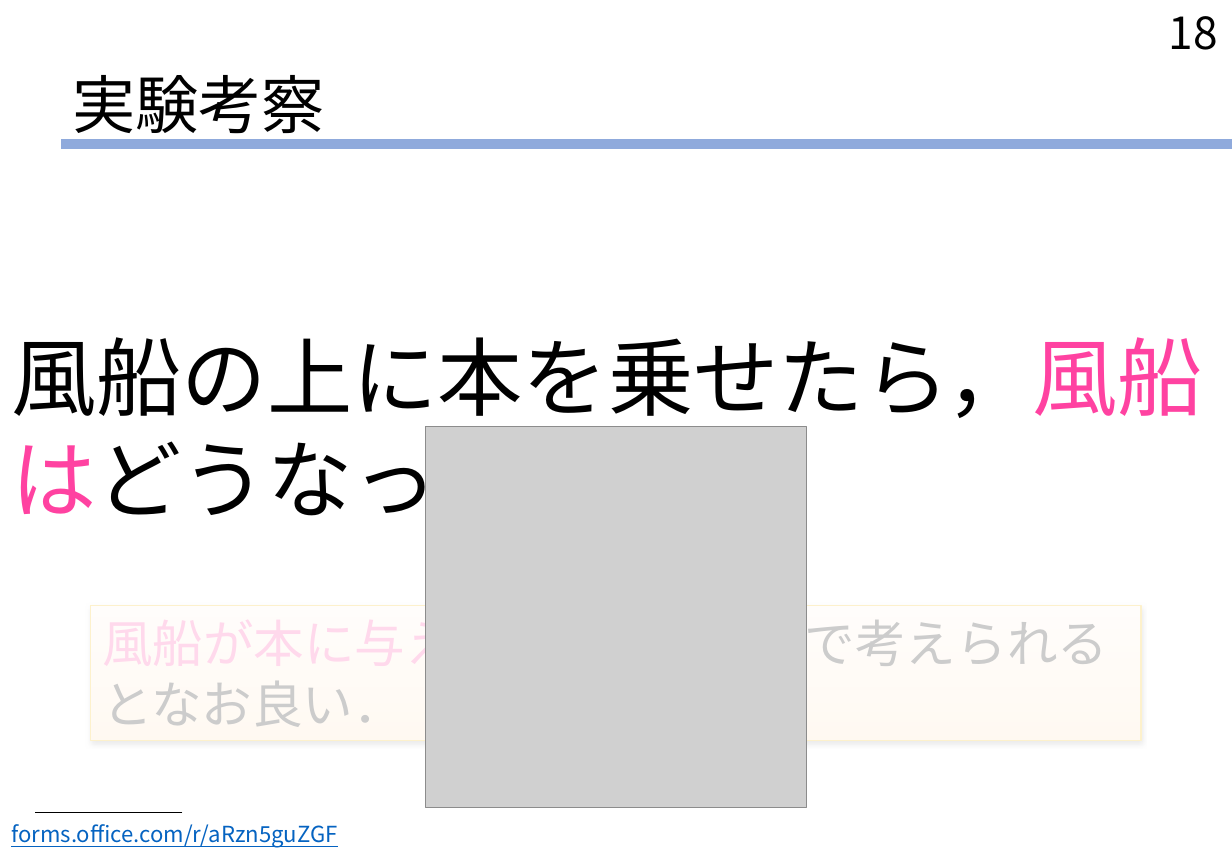
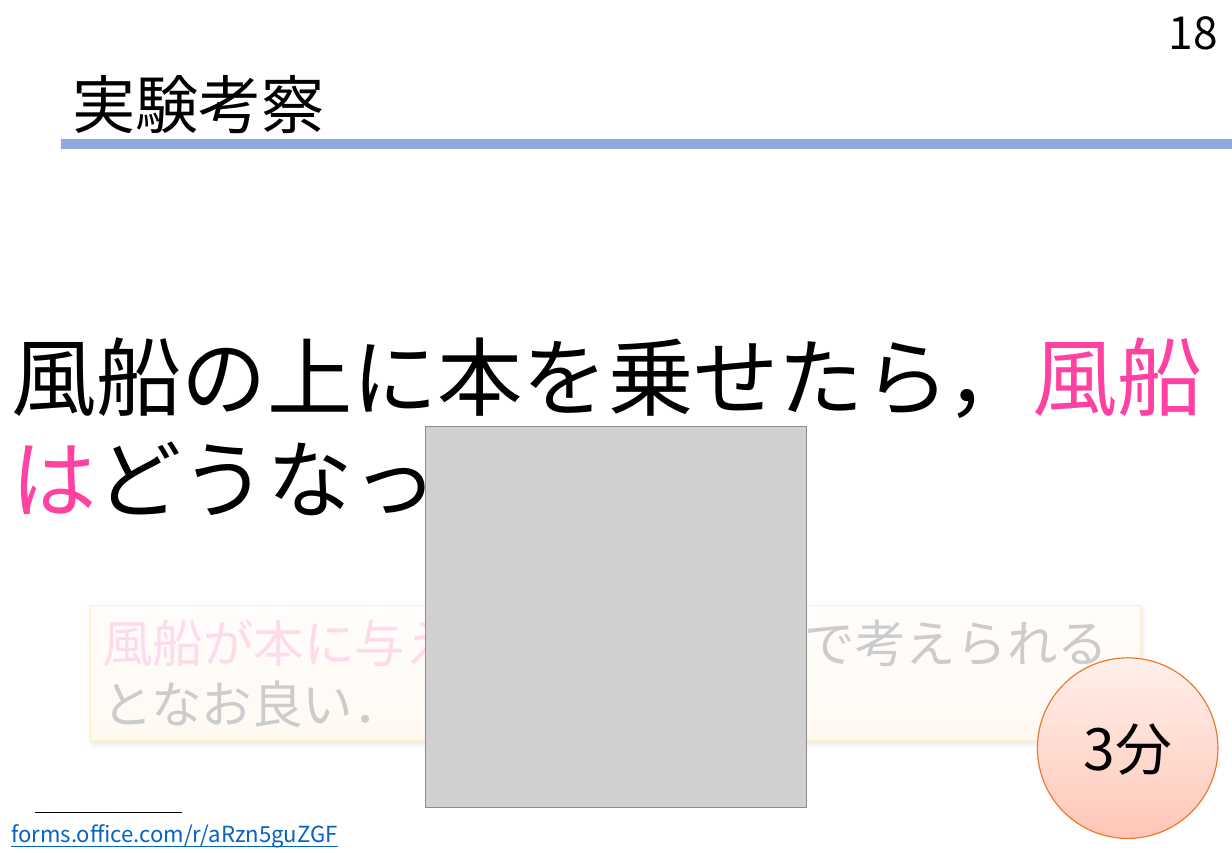
Before and after one commit to Y-teraya/Y-teraya.github.io, a slide deck: slide 18 of EM03/EM03_slide.pptx. Drawn at 1232x853 pixels with LibreOffice and Linux fonts; fonts in the diff are those of the drawing; grey boxes stand for pictures. Boxes give left, top, right and bottom in pixels: in the first picture for what was removed or moved away, otherwise in the second. Text is boxed around its words. In the diff, an @@ line names an element or a change of style, - is before the commit and + after.

```diff
--- a/EM03/EM03_slide.pptx
+++ b/EM03/EM03_slide.pptx
@@ ellipse added at (x1=1037, y1=658, x2=1218, y2=838), fill gradient #FFC7B6 to #FFD7CB to #FFF0EB, outline #EC792B 0.75 pt, 36 pt, text #000000 @@
+3分
```
Also in this commit, not shown: 3 other slides changed, 1 slide added, 1 slide removed, 3 other files.
